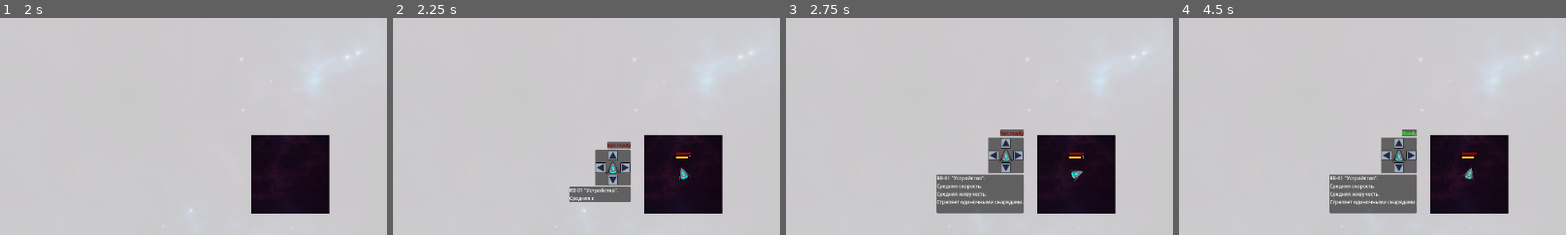
Above: before the commit, frames 1-4 (left to right).
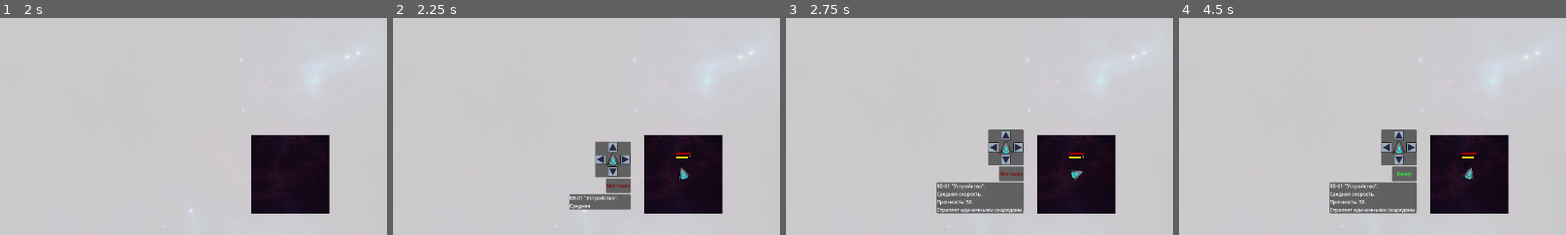
Above: after the commit, the same moments.

Repository: NoElkaTheGod/vague-nonspecific-repository
Game: Godot game, scene res://scenes/root.tscn
Same seed, same stepped clock (60 frames per second), same inputs: the game is played once before the commit and once after it.
Inputs:
- Up to frame 1 (2 s): tap Enter at 1.25 s
- Up to frame 2 (2.25 s): tap Space at 2 s
- Up to frame 3 (2.75 s): no input
- Up to frame 4 (4.5 s): tap Enter at 3.5 s; tap Space at 4.25 s
The pictures show only the part of the screen within x 45-95%, y 50-100%; the shares and areas given below are measured in that part.

Frame 1 is identical in both runs. In frame 2, 2.4% of the frame differs, in the area x 45-62%, y 56-89%; in frame 3, 2.6%; in frame 4, 2.7%, in the area x 38-62%, y 51-90%.

Commit message:
Deletion slot

Diff:
--- a/scenes/player_selector.tscn
+++ b/scenes/player_selector.tscn
@@ -1,8 +1,10 @@
-[gd_scene load_steps=8 format=3 uid="uid://b20u12x06cxjh"]
+[gd_scene load_steps=11 format=3 uid="uid://b20u12x06cxjh"]
 
 [ext_resource type="Script" uid="uid://dvy665wcfcao1" path="res://scripts/player_selector.gd" id="2_bgvek"]
 [ext_resource type="Texture2D" uid="uid://cwgxchjrai87o" path="res://sprites/buppon.png" id="3_663ph"]
 [ext_resource type="AudioStream" uid="uid://byayjo5swd873" path="res://sounds/UI_act.wav" id="3_qo07m"]
+[ext_resource type="Script" uid="uid://bvm6akmfrir8o" path="res://scripts/weirdly_specific/wobbly_panel.gd" id="4_6uaf6"]
+[ext_resource type="Texture2D" uid="uid://b1klgshecca1b" path="res://sprites/my_life.png" id="5_0wsvy"]
 
 [sub_resource type="AtlasTexture" id="AtlasTexture_6wayj"]
 atlas = ExtResource("3_663ph")
@@ -19,32 +21,23 @@
 [sub_resource type="AtlasTexture" id="AtlasTexture_6cd4l"]
 atlas = ExtResource("3_663ph")
 region = Rect2(64, 0, 32, 32)
+
+[sub_resource type="StyleBoxFlat" id="StyleBoxFlat_7akwr"]
+bg_color = Color(0.401427, 0.0469262, 0.0343625, 0.501961)
+corner_radius_top_left = 3
+corner_radius_top_right = 3
+corner_radius_bottom_right = 3
+corner_radius_bottom_left = 3
 
 [node name="Control" type="VBoxContainer"]
 offset_right = 409.0
 offset_bottom = 351.0
 script = ExtResource("2_bgvek")
-character_type_descriptions = Array[String](["RB-01 \"Устройство\".Средняя скорость.Средняя живучесть.Стреляет одиночными снарядами.", "RB-02 \"Конструкция\".Низкая скорость.Средняя живучесть.Наносит вдвое больше урона, но стреляет назад.Устанавливает взрывающиеся мины.", "RB-03 \"Агрегат\".Крайне низкая скорость.Высокая живучесть.Попеременно использует два стэка с большей скоростью.", "RB-04 \"Механизм\".Высокая скорость.Низкая живучесть.Имеет перезаряжающийся щит.(Щита пока нет, либо я забыл обновить описание)"])
+character_type_descriptions = Array[String](["RB-01 \"Устройство\".\\r\\nСредняя скорость.\\r\\nПрочность: 50.\\r\\nСтреляет одиночными снарядами.", "RB-02 \"Конструкция\".\\r\\nНизкая скорость.\\r\\nПрочность: 40.\\r\\nНаносит вдвое больше урона, но стреляет назад.\\r\\nУстанавливает взрывающиеся мины.", "RB-03 \"Агрегат\".\\r\\nКрайне низкая скорость.\\r\\nПрочность: 100.\\r\\nПопеременно использует два стэка с большей скоростью.", "RB-04 \"Механизм\".\\r\\nВысокая скорость.\\r\\nПрочность: 30.\\r\\nВосстанавливает 10 прочности в секунду пока не двигается."])
 
 [node name="PressDoundEmitter" type="AudioStreamPlayer" parent="."]
 stream = ExtResource("3_qo07m")
 volume_db = -10.0
-
-[node name="Ready" type="Label" parent="."]
-self_modulate = Color(0.498039, 0, 0, 1)
-layout_mode = 2
-size_flags_horizontal = 4
-text = "Not ready"
-horizontal_alignment = 1
-
-[node name="Panel" type="Panel" parent="Ready"]
-z_index = -1
-layout_mode = 1
-anchors_preset = 15
-anchor_right = 1.0
-anchor_bottom = 1.0
-grow_horizontal = 2
-grow_vertical = 2
 
 [node name="LobbyButtons" type="Panel" parent="."]
 visible = false
@@ -161,12 +154,20 @@
 grow_horizontal = 2
 grow_vertical = 2
 
-[node name="Stats" type="Label" parent="."]
-custom_minimum_size = Vector2(200, 50)
-layout_mode = 2
-size_flags_horizontal = 4
-
-[node name="Panel" type="Panel" parent="Stats"]
+[node name="HBoxContainer" type="HBoxContainer" parent="."]
+layout_mode = 2
+size_flags_horizontal = 4
+
+[node name="Ready" type="Label" parent="HBoxContainer"]
+self_modulate = Color(0.498039, 0, 0, 1)
+custom_minimum_size = Vector2(80, 48)
+layout_mode = 2
+size_flags_horizontal = 4
+text = "Not ready"
+horizontal_alignment = 1
+vertical_alignment = 1
+
+[node name="Panel" type="Panel" parent="HBoxContainer/Ready"]
 z_index = -1
 layout_mode = 1
 anchors_preset = 15
@@ -174,3 +175,32 @@
 anchor_bottom = 1.0
 grow_horizontal = 2
 grow_vertical = 2
+
+[node name="DeletionSlot" type="Panel" parent="HBoxContainer"]
+visible = false
+custom_minimum_size = Vector2(48, 48)
+layout_mode = 2
+theme_override_styles/panel = SubResource("StyleBoxFlat_7akwr")
+script = ExtResource("4_6uaf6")
+
+[node name="TextureRect" type="TextureRect" parent="HBoxContainer/DeletionSlot"]
+modulate = Color(1, 1, 1, 0.501961)
+custom_minimum_size = Vector2(48, 48)
+layout_mode = 0
+offset_right = 40.0
+offset_bottom = 40.0
+texture = ExtResource("5_0wsvy")
+
+[node name="Stats" type="Label" parent="."]
+custom_minimum_size = Vector2(200, 50)
+layout_mode = 2
+size_flags_horizontal = 4
+
+[node name="Panel" type="Panel" parent="Stats"]
+z_index = -1
+layout_mode = 1
+anchors_preset = 15
+anchor_right = 1.0
+anchor_bottom = 1.0
+grow_horizontal = 2
+grow_vertical = 2
--- a/scripts/player.gd
+++ b/scripts/player.gd
@@ -1,7 +1,7 @@
 class_name Player extends RigidBody2D
 
 var hit_points := 0.0
-var type_hit_points := [50.0, 40.0, 100.0, 10.0]
+var type_hit_points := [50.0, 40.0, 100.0, 30.0]
 var is_player_active := false
 var is_input_connected := false
 var is_round_going := false
@@ -41,6 +41,7 @@
 var menu_input_cd := [15, 15, 15, 15, 15]
 
 var inventory: Array[Action]
+var slot_for_deletion: Action
 var action_stack_size := 8
 var inventory_rows := 2
 var amount_of_stacks := 1
--- a/scripts/player_selector.gd
+++ b/scripts/player_selector.gd
@@ -22,7 +22,10 @@
 
 @onready var game_manager: GameManager = get_parent().get_parent()
 
-@onready var label_of_readiness := $Ready
+@onready var label_of_readiness := $HBoxContainer/Ready
+@onready var readiness_container := $HBoxContainer
+@onready var deletion_slot_panel := $HBoxContainer/DeletionSlot
+@onready var deletion_slot := $HBoxContainer/DeletionSlot/TextureRect
 @onready var player_sprite_base := $LobbyButtons/PlayerBase
 @onready var player_sprite_mask := $LobbyButtons/PlayerMask
 @onready var buttons := $LobbyButtons
@@ -36,6 +39,8 @@
 @onready var button_right := $LobbyButtons/Right
 @onready var stat_panel := $Stats
 @onready var sound := $PressDoundEmitter
+
+@onready var deletion_slot_default_sprite: Texture2D = load("res://sprites/my_life.png")
 
 var inventory_panels: Array[WobblyPanel]
 var inventory_icons: Array[TextureRect]
@@ -75,12 +80,12 @@
 	update_stat_text(character_type_descriptions[bound_player.character_type])
 	cur_mode = SELECTOR_MODE.LOBBY
 	if position.x > 400:
-		label_of_readiness.size_flags_horizontal = SIZE_SHRINK_END
+		readiness_container.size_flags_horizontal = SIZE_SHRINK_END
 		buttons.size_flags_horizontal = SIZE_SHRINK_END
 		other_buttons.size_flags_horizontal = SIZE_SHRINK_END
 		lootbox_buttons.size_flags_horizontal = SIZE_SHRINK_END
 	else:
-		label_of_readiness.size_flags_horizontal = SIZE_SHRINK_BEGIN
+		readiness_container.size_flags_horizontal = SIZE_SHRINK_BEGIN
 		buttons.size_flags_horizontal = SIZE_SHRINK_BEGIN
 		other_buttons.size_flags_horizontal = SIZE_SHRINK_BEGIN
 		lootbox_buttons.size_flags_horizontal = SIZE_SHRINK_BEGIN
@@ -93,6 +98,7 @@
 
 func engage_lootbox_mode() -> void:
 	lootbox_buttons.visible = true
+	deletion_slot_panel.visible = false
 	other_buttons.visible = false
 	presented_items.clear()
 	lootbox_container.columns = LOOT_ACT_AMOUNT + LOOT_MOD_AMOUNT
@@ -137,6 +143,9 @@
 
 func update_inventory(player: Player) -> void:
 	cur_mode = SELECTOR_MODE.INVENTORY
+	deletion_slot.texture = deletion_slot_default_sprite
+	bound_player.slot_for_deletion = null
+	deletion_slot_panel.visible = true
 	lootbox_buttons.visible = false
 	other_buttons.visible = true
 	inventory_container.columns = player.action_stack_size
@@ -223,6 +232,8 @@
 			update_inv_panel_scale(selected_button, 1.0)
 			selected_button.x -= 1
 			if selected_button.x < 0: selected_button.x = bound_player.action_stack_size - 1
+			if selected_button.y == -1 and selected_button.x < 0:
+				selected_button.x = 1
 			update_inv_highlight(selected_button, Color(2.5, 2.5, 2.5))
 			update_inv_panel_scale(selected_button, 1.2)
 			update_inventory_item_description()
@@ -255,6 +266,8 @@
 			update_inv_panel_scale(selected_button, 1.0)
 			selected_button.x += 1
 			if selected_button.x > bound_player.action_stack_size - 1: selected_button.x = 0
+			if selected_button.y == -1 and selected_button.x > 1:
+				selected_button.x = 0
 			update_inv_highlight(selected_button, Color(2.5, 2.5, 2.5))
 			update_inv_panel_scale(selected_button, 1.2)
 			update_inventory_item_description()
@@ -283,6 +296,11 @@
 			update_inv_panel_scale(selected_button, 1.0)
 			selected_button.y -= 1
 			if selected_button.y < -1: selected_button.y = bound_player.inventory_rows + bound_player.amount_of_stacks - 1
+			if selected_button.y == -1:
+				if selected_button.x < 0:
+					selected_button.x = 1
+				if selected_button.x > 1:
+					selected_button.x = 0
 			update_inv_highlight(selected_button, Color(2.5, 2.5, 2.5))
 			update_inv_panel_scale(selected_button, 1.2)
 			update_inventory_item_description()
@@ -304,36 +322,26 @@
 			update_inv_panel_scale(selected_button, 1.0)
 			selected_button.y += 1
 			if selected_button.y > bound_player.inventory_rows + bound_player.amount_of_stacks - 1: selected_button.y = -1
+			if selected_button.y == -1:
+				if selected_button.x < 0:
+					selected_button.x = 1
+				if selected_button.x > 1:
+					selected_button.x = 0
 			update_inv_highlight(selected_button, Color(2.5, 2.5, 2.5))
 			update_inv_panel_scale(selected_button, 1.2)
 			update_inventory_item_description()
 
 func fire_pressed():
 	sound.play()
-	if cur_mode == SELECTOR_MODE.LOBBY or selected_button.y == -1:
+	if cur_mode == SELECTOR_MODE.LOBBY:
 		toggle_ready()
 		selected_slot = Vector2i.ONE * -1
 	elif cur_mode == SELECTOR_MODE.INVENTORY:
-		if selected_slot != Vector2i.ONE * -1:
-			var first_slot: int = selected_slot.x + (selected_slot.y * bound_player.action_stack_size)
-			var second_slot: int = selected_button.x + (selected_button.y * bound_player.action_stack_size)
-			var temp: Action = bound_player.inventory[first_slot]
-			inventory_panels[first_slot].wobbliness = 1.0
-			bound_player.inventory[first_slot] = bound_player.inventory[second_slot]
-			bound_player.inventory[second_slot] = temp
-			if bound_player.inventory[first_slot] == null:
-				inventory_icons[first_slot].texture = null
-			else:
-				inventory_icons[first_slot].texture = load(bound_player.inventory[first_slot].texture)
-			if bound_player.inventory[second_slot] == null:
-				inventory_icons[second_slot].texture = null
-			else:
-				inventory_icons[second_slot].texture = load(bound_player.inventory[second_slot].texture)
-				update_stat_text(bound_player.inventory[second_slot].description)
+		if selected_button == Vector2i(0, -1):
+			inventory_panels[selected_slot.x + (selected_slot.y * bound_player.action_stack_size)].wobbliness = 1.0
+			toggle_ready()
 			selected_slot = Vector2i.ONE * -1
-		elif bound_player.inventory[selected_button.x + (selected_button.y * bound_player.action_stack_size)] != null:
-			selected_slot = selected_button
-			inventory_panels[selected_slot.x + (selected_slot.y * bound_player.action_stack_size)].wobbliness = 2.0
+		swap_inventory_slots()
 	elif cur_mode == SELECTOR_MODE.LOOTBOX:
 		var loot = presented_items[selected_button.x]
 		var inventory = range(bound_player.action_stack_size * bound_player.inventory_rows).map(func(value): return value + (bound_player.action_stack_size * bound_player.amount_of_stacks))
@@ -343,6 +351,52 @@
 				bound_player.inventory[i]._ready()
 				break
 		update_inventory(bound_player)
+
+func swap_inventory_slots() -> void:
+	#abandon hope all ye who enter here, for i have accidentaly created a massive shitshow down there
+	if selected_slot != Vector2i(-1, -1):
+		var first_slot: int = selected_slot.x + (selected_slot.y * bound_player.action_stack_size)
+		inventory_panels[first_slot].wobbliness = 1.0
+		if selected_button != Vector2i(1, -1):
+			if selected_slot != Vector2i(1, -1):
+				var second_slot: int = selected_button.x + (selected_button.y * bound_player.action_stack_size)
+				var temp: Action = bound_player.inventory[first_slot]
+				bound_player.inventory[first_slot] = bound_player.inventory[second_slot]
+				bound_player.inventory[second_slot] = temp
+				if bound_player.inventory[second_slot] == null:
+					inventory_icons[second_slot].texture = null
+				else:
+					inventory_icons[second_slot].texture = load(bound_player.inventory[second_slot].texture)
+					update_stat_text(bound_player.inventory[second_slot].description)
+			else:
+				deletion_slot_panel.wobbliness = 1.0
+				var temp: Action = bound_player.inventory[first_slot]
+				bound_player.inventory[first_slot] = bound_player.slot_for_deletion
+				bound_player.slot_for_deletion = temp
+				if bound_player.slot_for_deletion == null:
+					deletion_slot.texture = deletion_slot_default_sprite
+				else:
+					deletion_slot.texture = load(bound_player.slot_for_deletion.texture)
+		else:
+			deletion_slot_panel.wobbliness = 1.0
+			bound_player.slot_for_deletion = bound_player.inventory[first_slot]
+			bound_player.inventory[first_slot] = null
+			if bound_player.slot_for_deletion == null:
+				deletion_slot.texture = deletion_slot_default_sprite
+			else:
+				deletion_slot.texture = load(bound_player.slot_for_deletion.texture)
+		if bound_player.inventory[first_slot] == null:
+			inventory_icons[first_slot].texture = null
+		else:
+			inventory_icons[first_slot].texture = load(bound_player.inventory[first_slot].texture)
+		selected_slot = Vector2i(-1, -1)
+	elif selected_button != Vector2i(1, -1):
+		if bound_player.inventory[selected_button.x + (selected_button.y * bound_player.action_stack_size)] != null:
+			selected_slot = selected_button
+			inventory_panels[selected_slot.x + (selected_slot.y * bound_player.action_stack_size)].wobbliness = 2.0
+	elif bound_player.slot_for_deletion != null:
+		deletion_slot_panel.wobbliness = 2.0
+		selected_slot = selected_button
 
 func toggle_ready() -> void:
 		player_ready = not player_ready
@@ -356,14 +410,18 @@
 			label_of_readiness.text = "Not ready"
 
 func update_inv_highlight(pos: Vector2i, mod: Color):
-	if pos.y == -1:
+	if pos.y == -1 and pos.x == 0:
 		label_of_readiness.modulate = mod
+	elif pos.y == -1 and pos.x == 1:
+		deletion_slot_panel.modulate = mod
 	else:
 		inventory_panels[pos.x + (pos.y * bound_player.action_stack_size)].modulate = mod
 
 func update_inv_panel_scale(pos: Vector2i, target_scale: float):
-	if pos.y == -1:
+	if pos.y == -1 and pos.x == 0:
 		return
+	elif pos.y == -1 and pos.x == 1:
+		deletion_slot_panel.target_scale = target_scale
 	else:
 		inventory_panels[pos.x + (pos.y * bound_player.action_stack_size)].target_scale = target_scale
 
@@ -372,16 +430,13 @@
 
 func update_stat_text(text: String) -> void:
 	stat_panel.text = ""
-	text_to_print = text
+	text_to_print = text.c_unescape()
 	printing_progress = 0
 
 func update_stat_text_process() -> void:
 	for i in range(2):
 		if printing_progress == -1: return
-		if not (text_to_print[printing_progress] == " " and text_to_print[printing_progress - 1] == "."):
-			stat_panel.text += text_to_print[printing_progress]
-		if text_to_print[printing_progress] == ".":
-			stat_panel.text += "\r\n"
+		stat_panel.text += text_to_print[printing_progress]
 		printing_progress += 1
 		if printing_progress == text_to_print.length():
 			printing_progress = -1
Binary file added: sprites/my_life.png
Not shown, added: sprites/my_life.png.import
